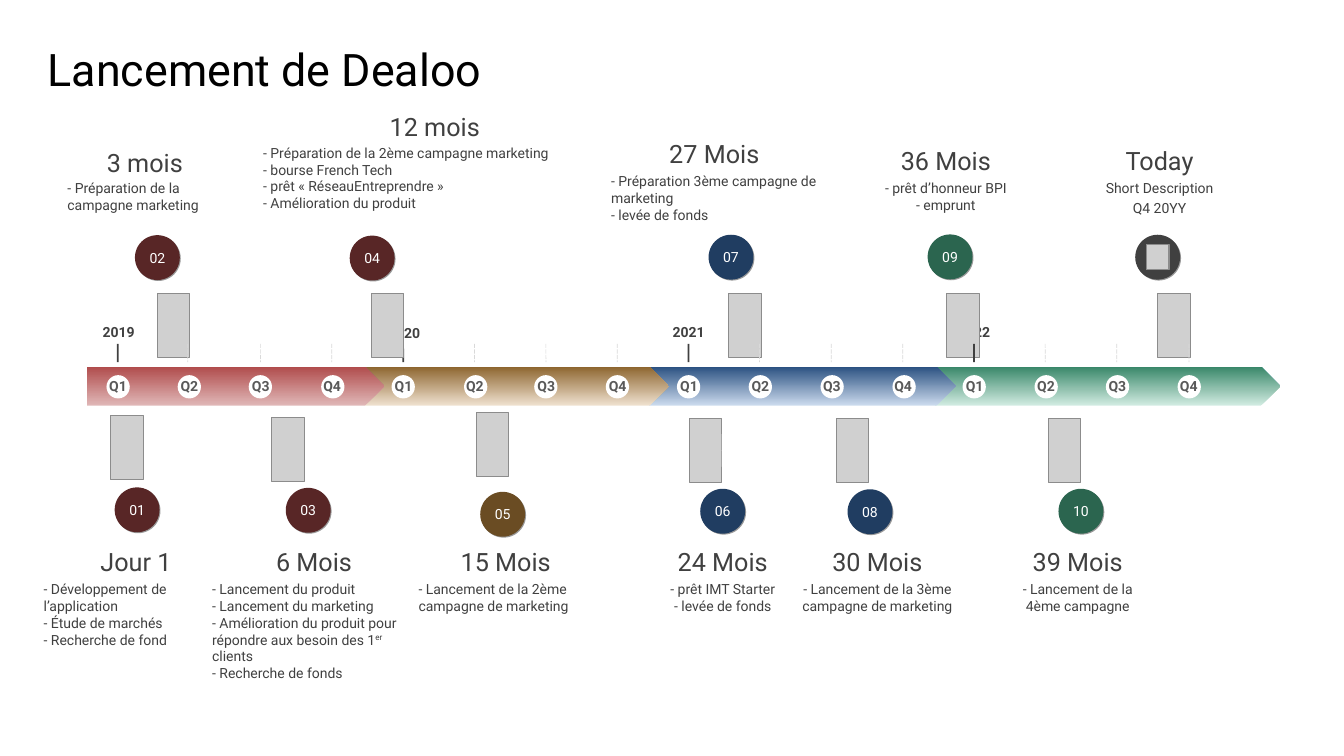
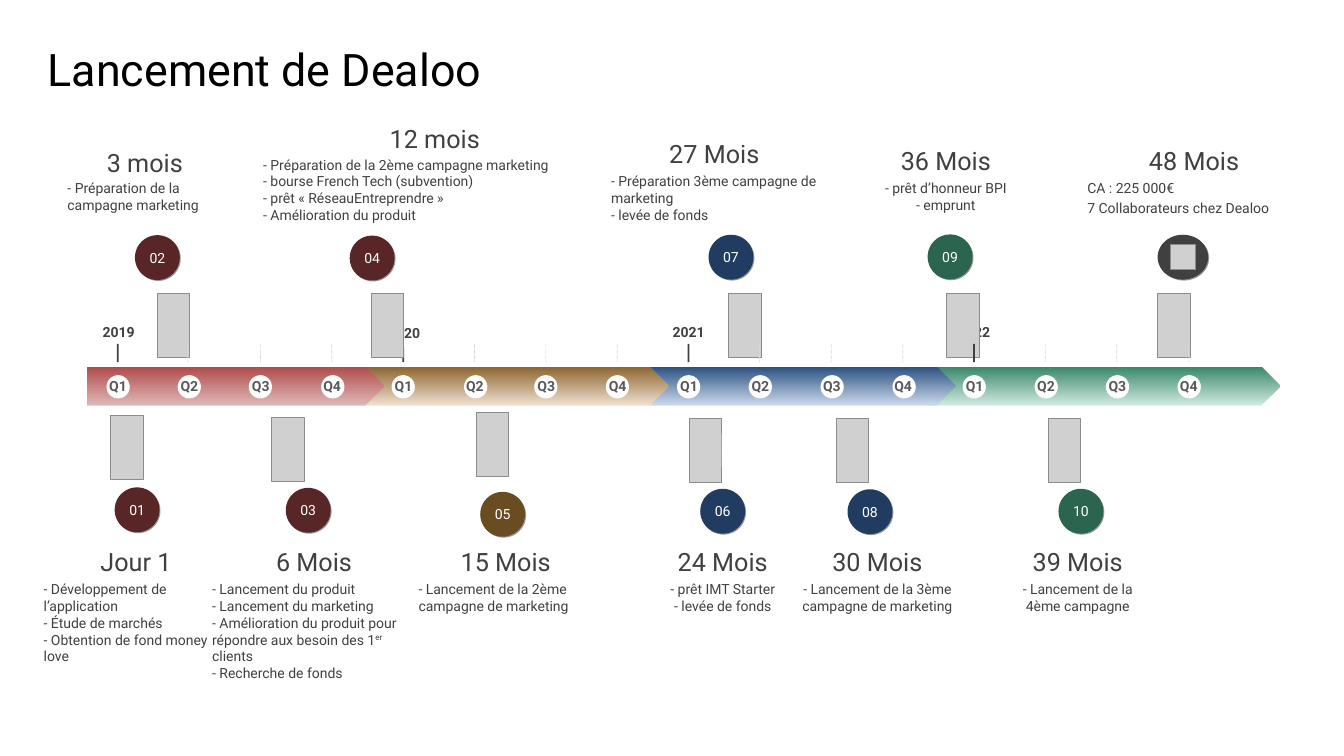
Before and after one commit to huijz333/ENSIIE, a slide deck: slide 1 of UE/S4/Challenge/timeline.odp. Drawn at 1344x756 pixels with LibreOffice and Linux fonts; fonts in the diff are those of the drawing; grey boxes stand for pictures. Boxes give left, top, right and bottom in pixels: in the first picture for what was removed or moved away, otherwise in the second. Text is boxed around its words. In the diff, an @@ line names an element or a change of style, - is before the commit and + after.

```diff
--- a/UE/S4/Challenge/timeline.odp
+++ b/UE/S4/Challenge/timeline.odp
@@ text "12 mois": place and size @@
-text "12 mois" at <box>390,118,480,137</box>
+text "12 mois" at <box>390,130,480,149</box>
@@ text "- Préparation de la 2ème ...": place and size @@
-text "- Préparation de la 2ème ..." at <box>270,147,548,211</box>
+text "- Préparation de la 2ème ..." at <box>270,159,548,223</box>
@@ text at <box>270,175,474,189</box>: text changed @@
-- bourse French Tech
+- bourse French Tech (subvention)
@@ text at <box>1149,152,1239,171</box>: text changed @@
-Today
+48 Mois
@@ text at <box>1087,183,1174,193</box>: text changed @@
-Short Description
+CA : 225 000€
@@ text at <box>1087,202,1269,213</box>: text changed @@
-Q4 20YY
+7 Collaborateurs chez Dealoo
@@ ellipse: place and size @@
-ellipse at <box>1135,235,1181,280</box>
+ellipse at <box>1157,235,1208,280</box>
@@ picture: place and size @@
-picture at <box>1146,245,1169,270</box>
+picture at <box>1171,245,1196,270</box>
@@ text at <box>44,634,208,661</box>: text changed @@
-- Recherche de fond
+- Obtention de fond money love
```
Also in this commit, not shown: 7 other files.
